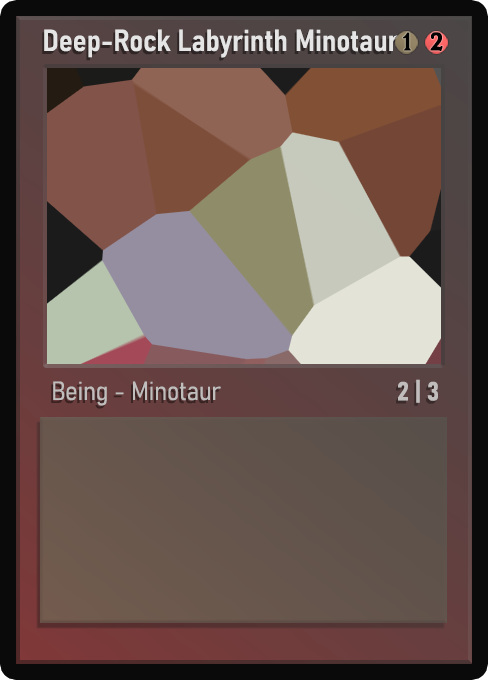
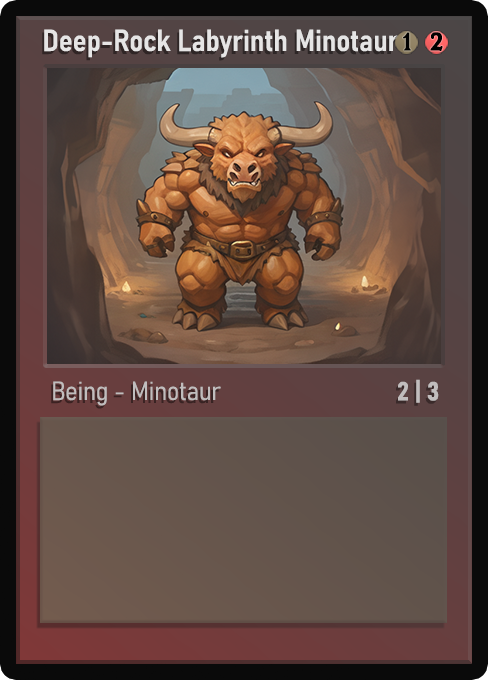
Before/after of a 488 × 680 layered artwork. What changed in the layer stack:
painted on "Name" over [44, 30, 383, 58]
painted on "AtkDef" over [398, 381, 439, 401]
painted on "Class" over [53, 381, 198, 405]
painted on "Artwork" over [47, 68, 441, 364]
